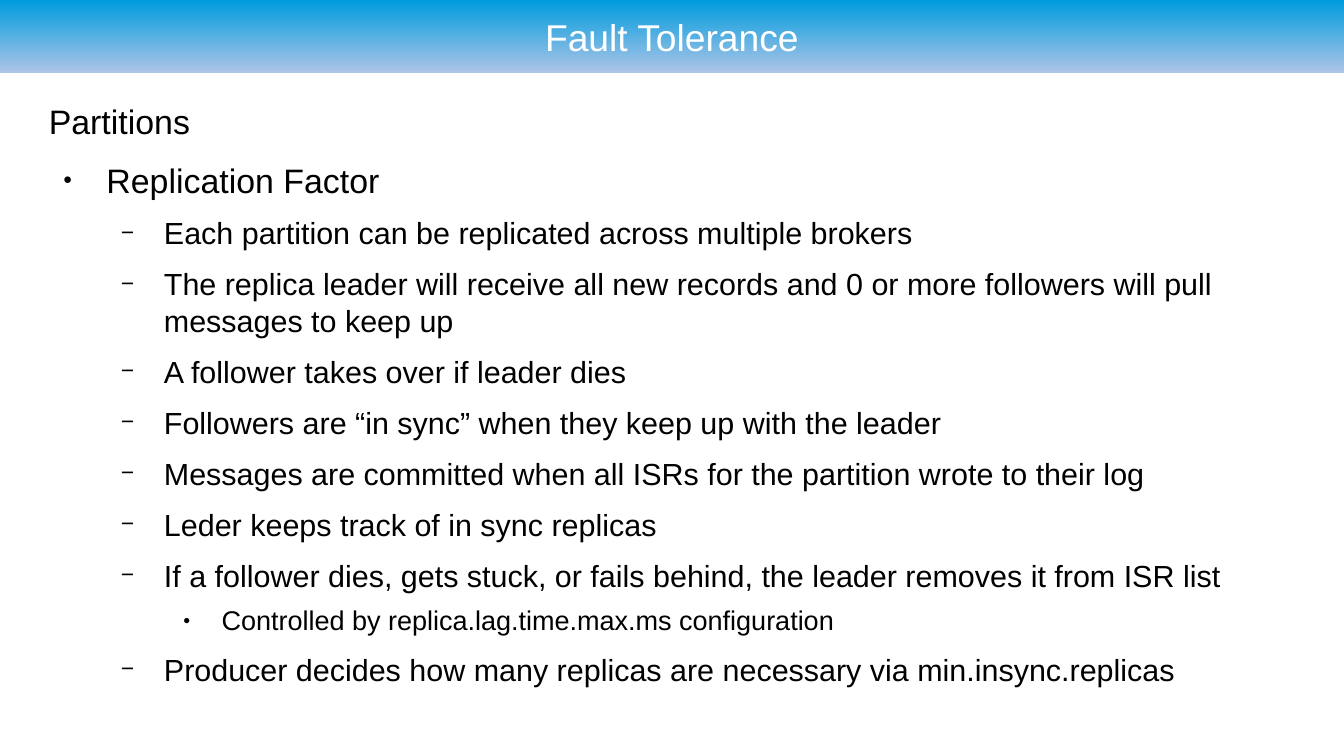
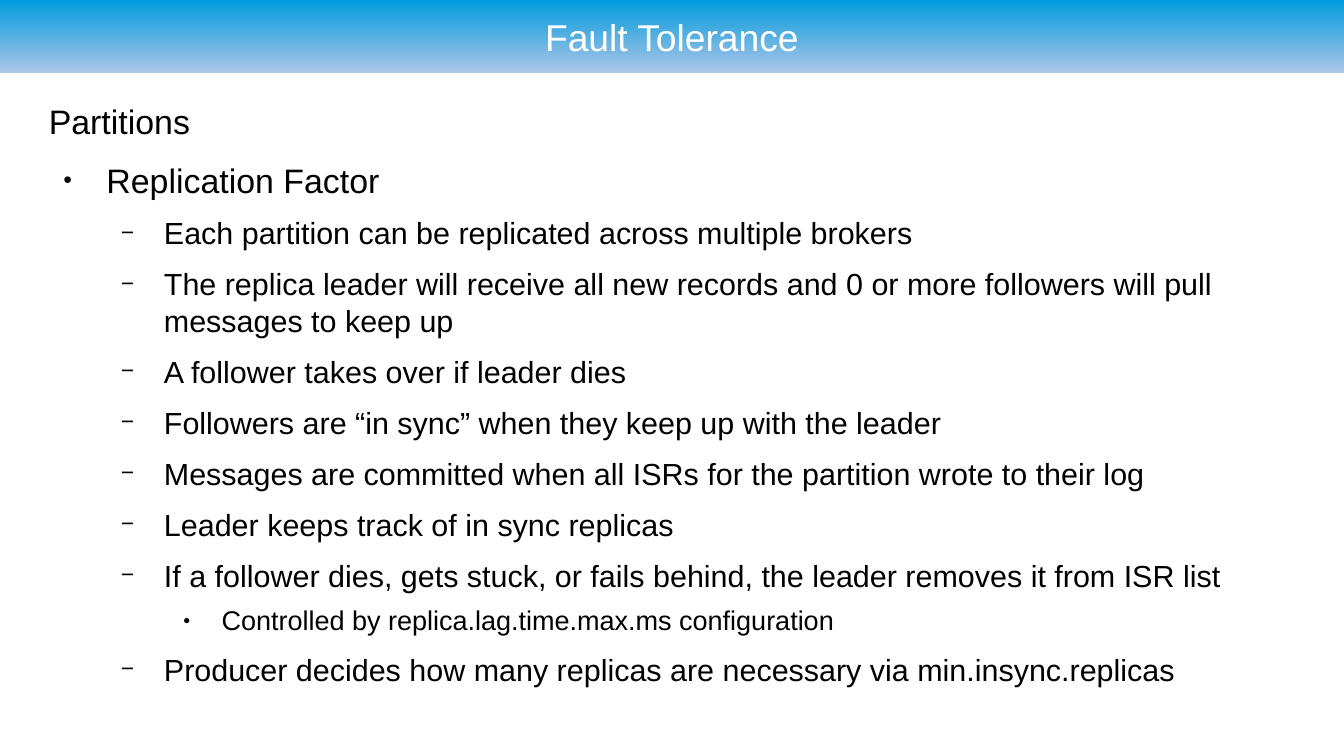
Before and after one commit to ryzlab/kafka-kompetensdag, a slide deck: slide 40 of doc/presentation.odp (slide 31 before the commit). Drawn at 1344x756 pixels with LibreOffice and Linux fonts; fonts in the diff are those of the drawing; background and template pictures are left out. Boxes give left, top, right and bottom in pixels: in the first picture for what was removed or moved away, otherwise in the second. Text is boxed around its words. In the diff, an @@ line names an element or a change of style, - is before the commit and + after.

```diff
--- a/doc/presentation.odp
+++ b/doc/presentation.odp
@@ text at [164,514,674,542]: text changed @@
-  − Leder keeps track of in sync replicas
+  − Leader keeps track of in sync replicas
```
Also in this commit, not shown: 17 other slides changed, 2 slides added.
